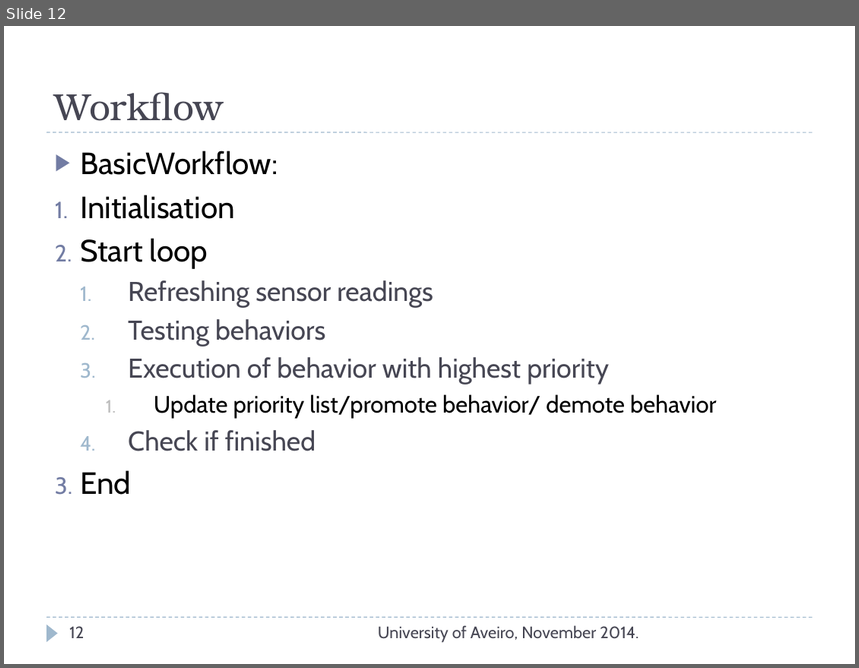
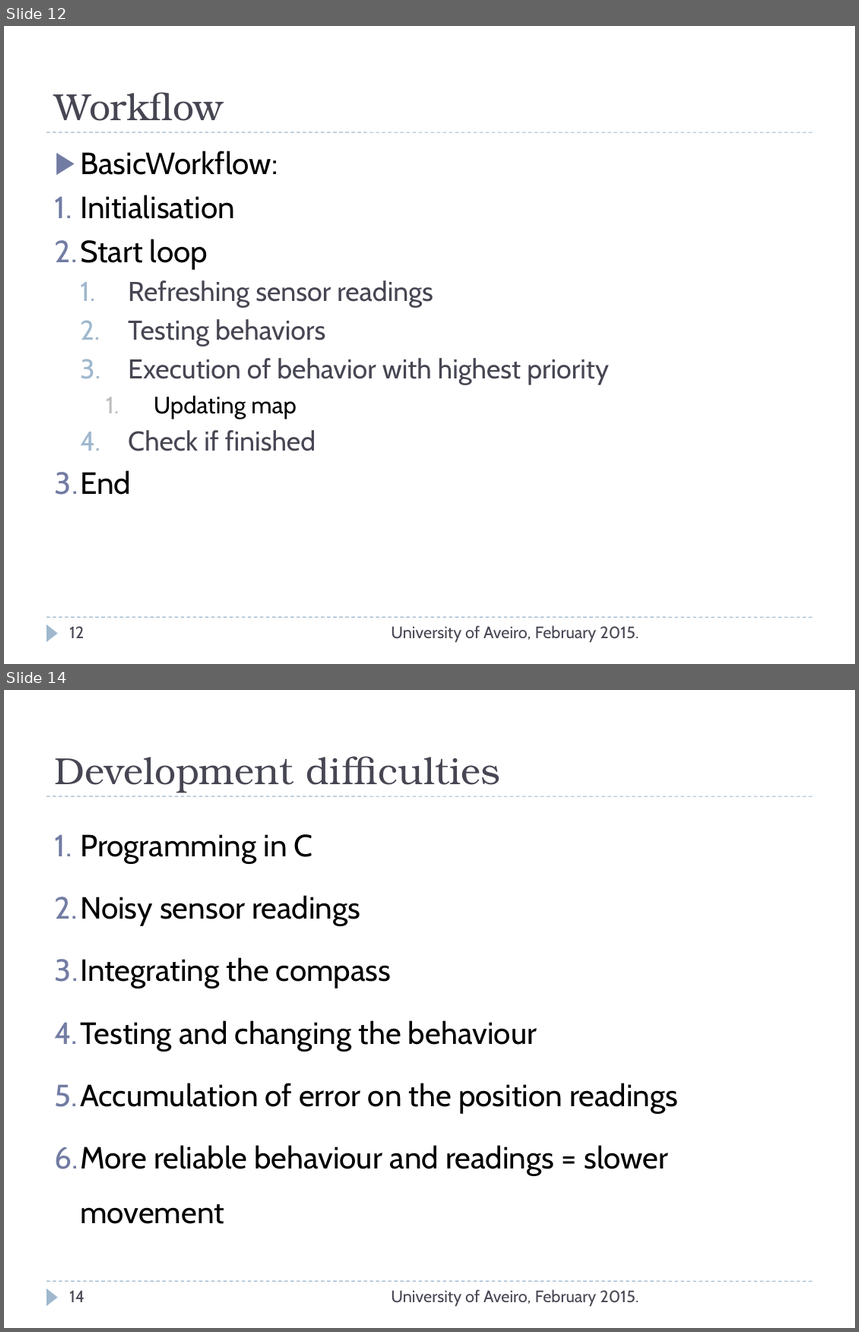
Before and after one commit to TravellerVS/RoboticAgent, a slide deck: Project2/Documentation/Prezentacija.ppt. Shown one above the other, each under a label of ours: slide 12 before the commit, slides 12 and 14 after it; the slides between them are not shown. The pictures are 859x668 and 859x1332 pixels, drawn with LibreOffice and Linux fonts; fonts in the diff are those of the drawing. Boxes give left, top, right and bottom in pixels: in the first picture for what was removed or moved away, otherwise in the second. Text is boxed around its words. In the diff, an @@ line names an element or a change of style, - is before the commit and + after.

```diff
--- a/Project2/Documentation/Prezentacija.ppt
+++ b/Project2/Documentation/Prezentacija.ppt
@@ slide 14 added at (4, 690, 855, 1328), background #FFFFFF; not listed: 3 template elements that a slide beside it also shows @@
@@ text added at (55, 756, 500, 793), 32 pt, text #464653 @@
+Development difficulties
@@ text added at (55, 834, 678, 1224), 26 pt, text #000000 @@
+1. Programming in C
+2. Noisy sensor readings
+3. Integrating the compass
+4. Testing and changing the behaviour
+5. Accumulation of error on the position readings
+6. More reliable behaviour and readings = slower movement
@@ page number added at (69, 1290, 85, 1303), 14 pt, text #464653 @@
+14
@@ text added at (391, 1290, 639, 1306), 14 pt, text #464653 @@
+University of Aveiro, February 2015.
@@ slide 12 changed as well @@
@@ text at (154, 395, 297, 419): text changed @@
-    1. Update priority list/promote behavior/ demote behavior
+    1. Updating map
@@ text at (391, 626, 639, 642): text changed @@
-University of Aveiro, November 2014.
+University of Aveiro, February 2015.
```
Also in this commit, not shown: 5 other slides changed, 8 other slides added, 7 slides removed, 1 other file.
